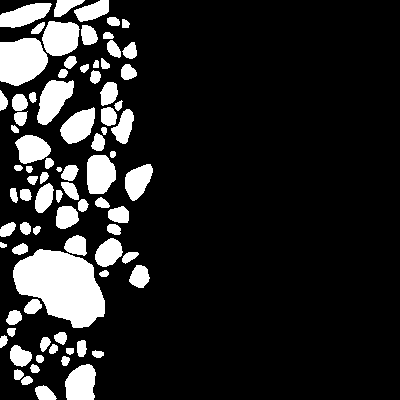
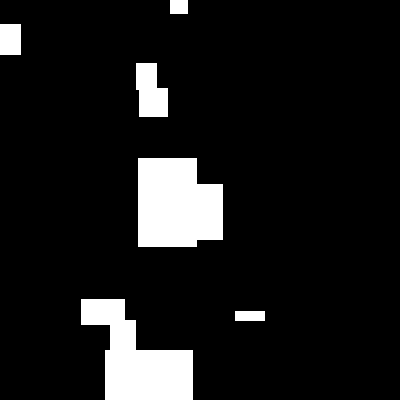
Layers edited between the first and the second 400 × 400 image:
added layer "ice samples" (1st of 2) above "ice samples" over 0, 0, 265, 400
added layer "ice samples" (2nd of 2) above "ice floes" over 0, 0, 265, 400
hid "ice floes" (1st of 2) over 0, 0, 265, 400
